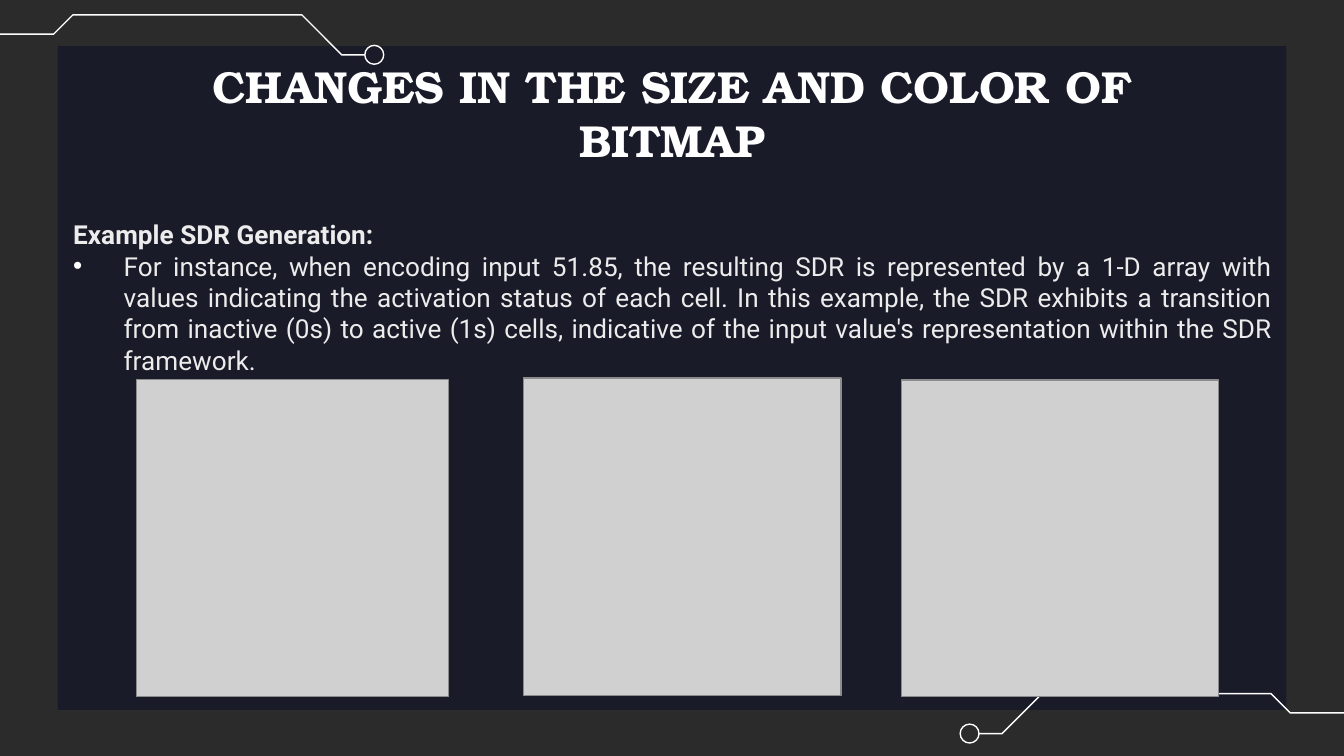
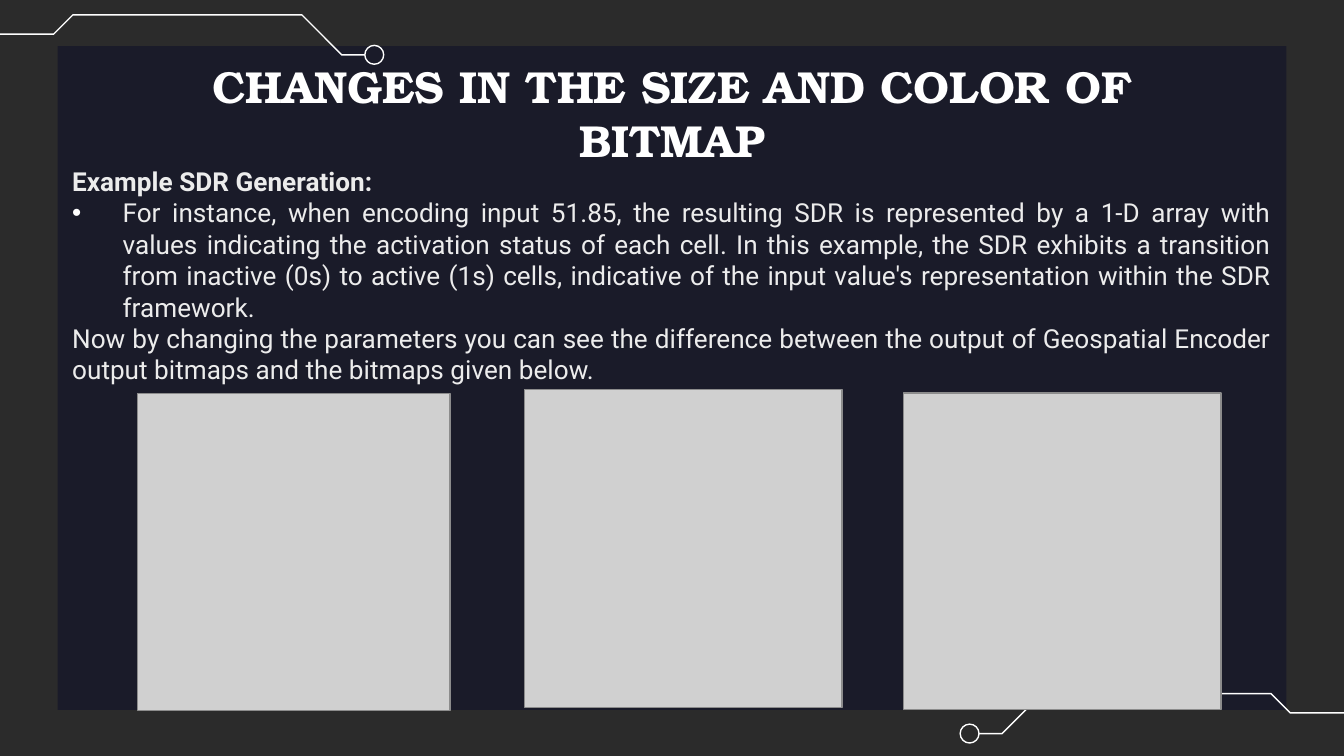
Before and after one commit to Yatish0/neocortexapi_Team_PY, a slide deck: slide 16 of source/Samples/Project Documentation/Improve_Samples_And_Documentation_For_SDR_Representation(SDR To Bitmap)_Team_PY.pptx. Drawn at 1344x756 pixels with LibreOffice and Linux fonts; fonts in the diff are those of the drawing; grey boxes stand for pictures; background and template pictures are left out; a plain dark background stands for a picture behind light text. Boxes give left, top, right and bottom in pixels: in the first picture for what was removed or moved away, otherwise in the second. Text is boxed around its words. In the diff, an @@ line names an element or a change of style, - is before the commit and + after.

```diff
--- a/source/Samples/Project Documentation/Improve_Samples_And_Documentation_For_SDR_Representation(SDR To Bitmap)_Team_PY.pptx
+++ b/source/Samples/Project Documentation/Improve_Samples_And_Documentation_For_SDR_Representation(SDR To Bitmap)_Team_PY.pptx
@@ text "Example SDR Generation:": place and size @@
-text "Example SDR Generation:" at (73,224,1271,371)
+text "Example SDR Generation:" at (72,171,1270,385)
@@ text at (72,328,1269,385): paragraph added @@
+Now by changing the parameters you can see the difference between the output of Geospatial Encoder output bitmaps and the bitmaps given below.
@@ picture: place and size @@
-picture at (137,380,449,698)
+picture at (137,394,449,711)
@@ picture: place and size @@
-picture at (523,378,840,695)
+picture at (524,390,841,707)
@@ picture: place and size @@
-picture at (902,380,1219,698)
+picture at (903,392,1220,710)
```
Also in this commit, not shown: 5 other slides changed, 2 slides added, 3 other files.
